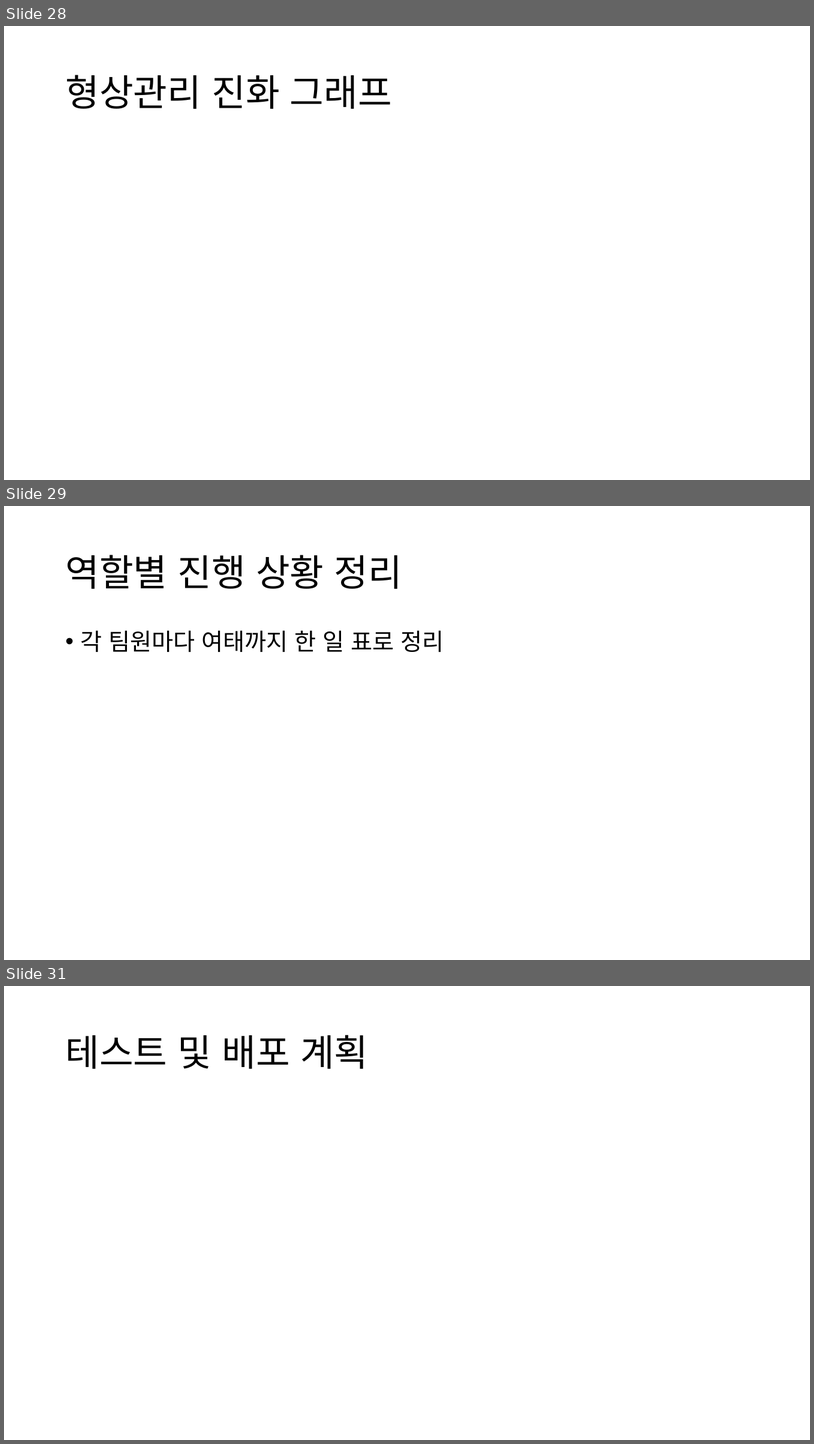
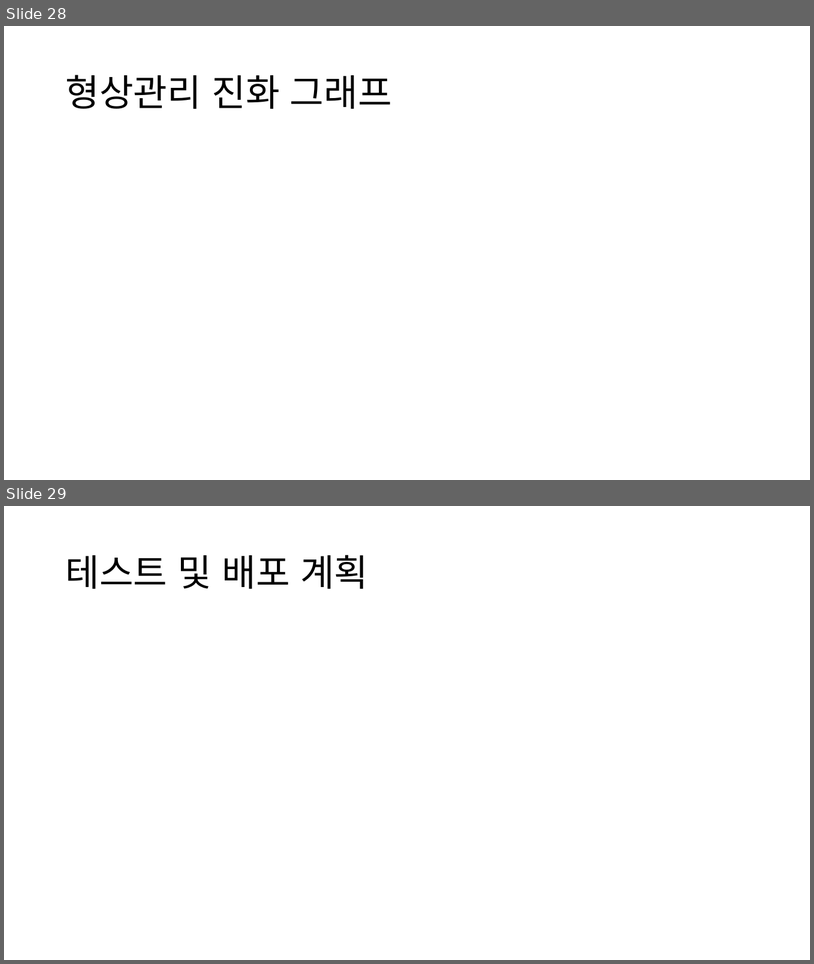
Before and after one commit to DrawGreen2021/Presentation, a slide deck: 팀 그릴그린 중간발표.pptx. Shown one above the other, each under a label of ours: slides 28, 29 and 31 before the commit, slides 28 and 29 after it; the slides between them are not shown. The pictures are 814x1444 and 814x964 pixels, drawn with LibreOffice and Linux fonts; fonts in the diff are those of the drawing. Boxes give left, top, right and bottom in pixels: in the first picture for what was removed or moved away, otherwise in the second. Text is boxed around its words. In the diff, an @@ line names an element or a change of style, - is before the commit and + after.

```diff
--- a/팀 그릴그린 중간발표.pptx
+++ b/팀 그릴그린 중간발표.pptx
@@ slide 29 removed at (4,506,810,960), background #FFFFFF @@
@@ title removed at (65,555,402,589) @@
-역할별 진행 상황 정리
@@ text removed at (81,630,444,652) @@
-• 각 팀원마다 여태까지 한 일 표로 정리
@@ what was slide 31 is now slide 29 @@
```
Also in this commit, not shown: 5 slides changed, 1 other slide removed.
